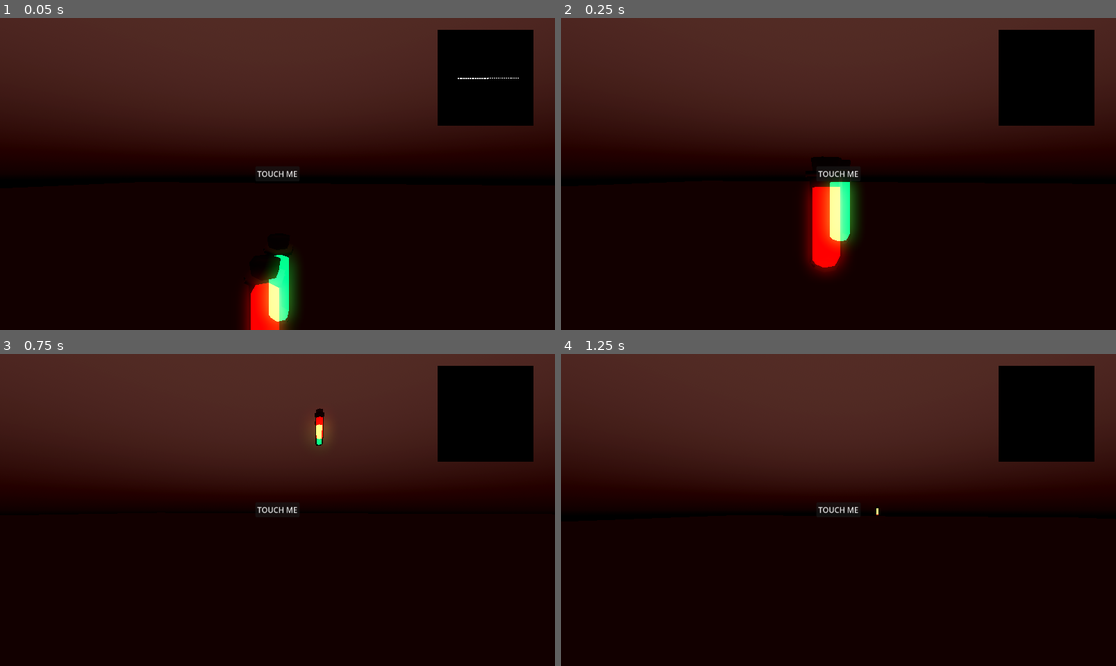
Above: before the commit, frames 1-4 (two rows, left to right).
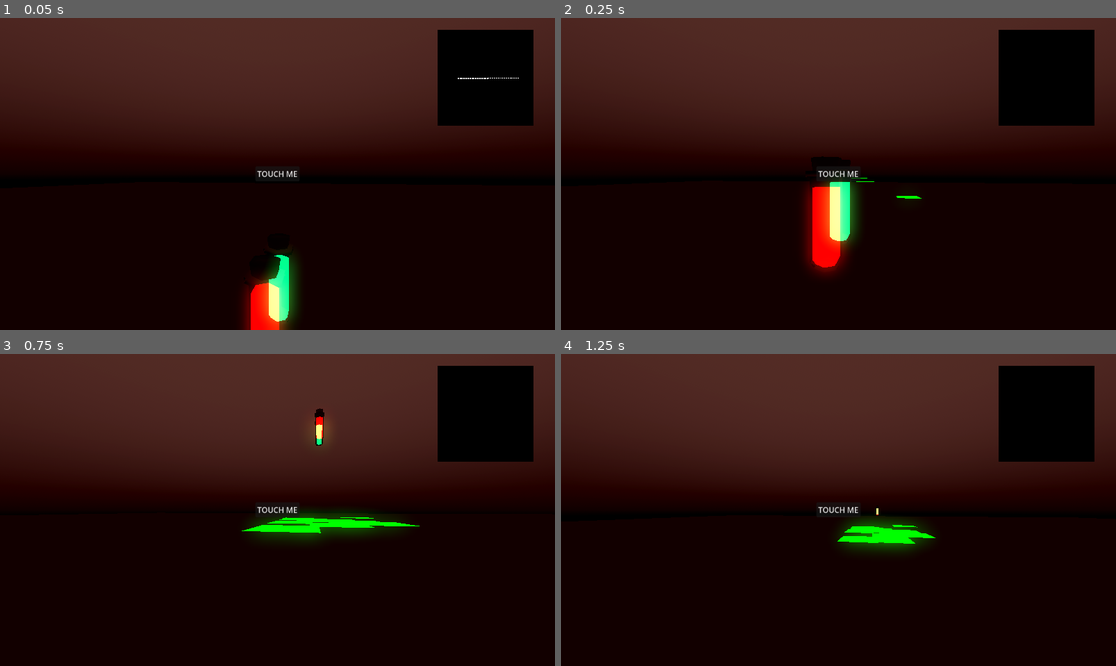
Above: after the commit, the same moments.

Repository: ButterM-40/Project-M347
Game: Godot game, scene res://Test Enviroment Scenes/dons_world.tscn
Same seed, same stepped clock (60 frames per second), same inputs: the game is played once before the commit and once after it. The project has no main scene, so this scene is started directly.
Inputs (mouse positions are in pixels of both pictures, inside the frame that each line leads up to):
- Up to frame 1 (0.05 s): no input
- Up to frame 2 (0.25 s): no input
- Up to frame 3 (0.75 s): move the mouse to (305, 510) at 0.52 s; hold W (UP) from 0.53 s (still down); hold Shift (SPRINT) from 0.53 s (still down)
- Up to frame 4 (1.25 s): keep holding W (UP); keep holding Shift (SPRINT); tap Space (JUMP) at 0.77 s

Frame 1 is identical in both runs. In frame 2, less than 0.1% of the frame differs, in the area x 52-65%, y 51-58%; in frame 3, 1.9%, in the area x 43-76%, y 50-61%; in frame 4, 1.5%.

Commit message:
Update dons_world.tscn
Added funny particle

Diff:
--- a/Test Enviroment Scenes/dons_world.tscn
+++ b/Test Enviroment Scenes/dons_world.tscn
@@ -43,6 +43,32 @@
 glow_enabled = true
 glow_normalized = true
 glow_blend_mode = 1
+
+[sub_resource type="Curve" id="Curve_72mcj"]
+_data = [Vector2(0, 0.021978), 0.0, 2.72967, 0, 0, Vector2(0.115942, 1), 0.0, 0.0, 0, 0]
+point_count = 2
+
+[sub_resource type="CurveTexture" id="CurveTexture_njacj"]
+curve = SubResource("Curve_72mcj")
+
+[sub_resource type="ParticleProcessMaterial" id="ParticleProcessMaterial_yus1q"]
+spread = 180.0
+initial_velocity_max = 6.0
+scale_curve = SubResource("CurveTexture_njacj")
+turbulence_noise_scale = 1.022
+collision_mode = 1
+collision_friction = 1.0
+collision_bounce = 0.08
+collision_use_scale = true
+
+[sub_resource type="StandardMaterial3D" id="StandardMaterial3D_srsr3"]
+albedo_color = Color(0, 1, 0, 1)
+emission_enabled = true
+emission = Color(0, 1, 0, 1)
+emission_energy_multiplier = 2.0
+
+[sub_resource type="PlaneMesh" id="PlaneMesh_h246f"]
+material = SubResource("StandardMaterial3D_srsr3")
 
 [node name="DonsWorld" type="Node3D"]
 
@@ -112,3 +138,23 @@
 
 [node name="VialGreen" parent="." instance=ExtResource("3_rhcc3")]
 transform = Transform3D(1, 0, 0, 0, 1, 0, 0, 0, 1, 0, 2.38441, 0.838762)
+
+[node name="GPUParticles3D" type="GPUParticles3D" parent="."]
+transform = Transform3D(1, 0, 0, 0, 1, 0, 0, 0, 1, 0, 4.7564, 8)
+amount = 15
+lifetime = 10.0
+speed_scale = 2.0
+explosiveness = 1.0
+randomness = 1.0
+process_material = SubResource("ParticleProcessMaterial_yus1q")
+draw_pass_1 = SubResource("PlaneMesh_h246f")
+
+[node name="GPUParticlesCollisionBox3D" type="GPUParticlesCollisionBox3D" parent="GPUParticles3D"]
+transform = Transform3D(1, 0, 0, 0, 1, 0, 0, 0, 1, 0, -5.633, 0)
+size = Vector3(17.1579, 3.44196, 20.4776)
+
+[node name="OmniLight3D" type="OmniLight3D" parent="GPUParticles3D"]
+transform = Transform3D(1, 0, 0, 0, 1, 0, 0, 0, 1, 0, -2, 0)
+visible = false
+light_color = Color(0, 1, 0, 1)
+omni_range = 8.22528
Not shown: 1 places in Test Enviroment Scenes/dons_world.tscn that only renumber resources
